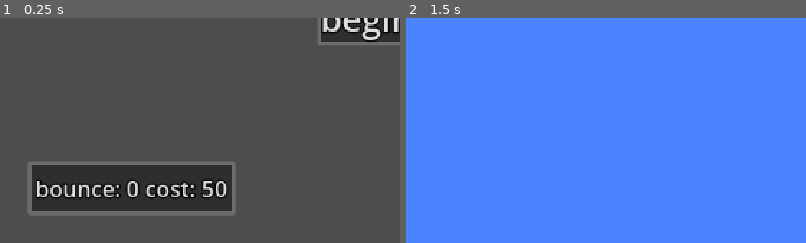
Above: before the commit, frames 1-2 (left to right).
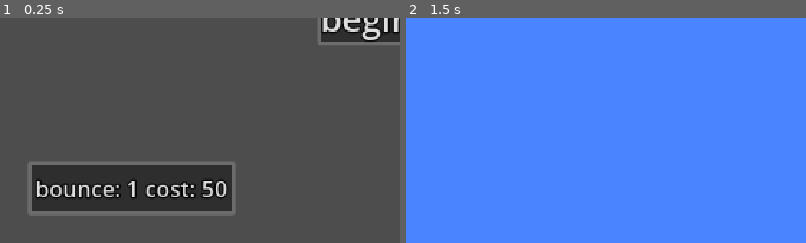
Above: after the commit, the same moments.

Repository: SurfyGalaxy/haven
Game: Godot game, scene res://control.tscn
The game is run twice, just before and just after one commit, with the same random seed, the same clock (stepped at 60 frames per second) and the same inputs. The project has no main scene, so this scene is started directly.
Inputs:
- Up to frame 1 (0.25 s): no input
- Up to frame 2 (1.5 s): click "begin run" at 0.5 s; tap Enter at 1.25 s; hold Space (space) from 1.28 s (still down)
The pictures show only the part of the screen within x 0-50%, y 50-100%; the shares and areas given below are measured in that part.

The runs differ from the first frame. In frame 1, 0.2% of the frame differs, in the area x 31-35%, y 72-80%; in frame 2, nothing differs.

Commit message:
remembered to make "upgrades" squishiness

Diff:
--- a/bounce_upgrade.gd
+++ b/bounce_upgrade.gd
@@ -7,8 +7,8 @@
 
 # Called every frame. 'delta' is the elapsed time since the previous frame.
 func _process(delta: float) -> void:
-	text = "bounce: " + str(State.upgrades) + " cost: " + str(50 + State.upgrades*5)
-	if State.cheese > (50 + State.upgrades*5):
+	text = "bounce: " + str(State.squishiness) + " cost: " + str(-50 + State.squishiness*100)
+	if State.cheese > (-50 + State.squishiness*100):
 		add_theme_color_override("font_hover_color",Color(0,255,0))
 		add_theme_color_override("font_pressed_color",Color(0,255,0))
 	else:
@@ -18,8 +18,8 @@
 	pass
 
 func _pressed() -> void:
-	if State.cheese > (50 + State.upgrades*5):
-		State.cheese += -(50 + State.upgrades*5)
-		State.upgrades += 1
+	if State.cheese > (-50 + State.squishiness*100):
+		State.cheese += -(-50 + State.squishiness*100)
+		State.squishiness += 0.05
 	pass
 pass
--- a/state.gd
+++ b/state.gd
@@ -2,5 +2,4 @@
 
 var squishiness = 1
 var earnings = 1
-var upgrades = 0
 var cheese = 0
